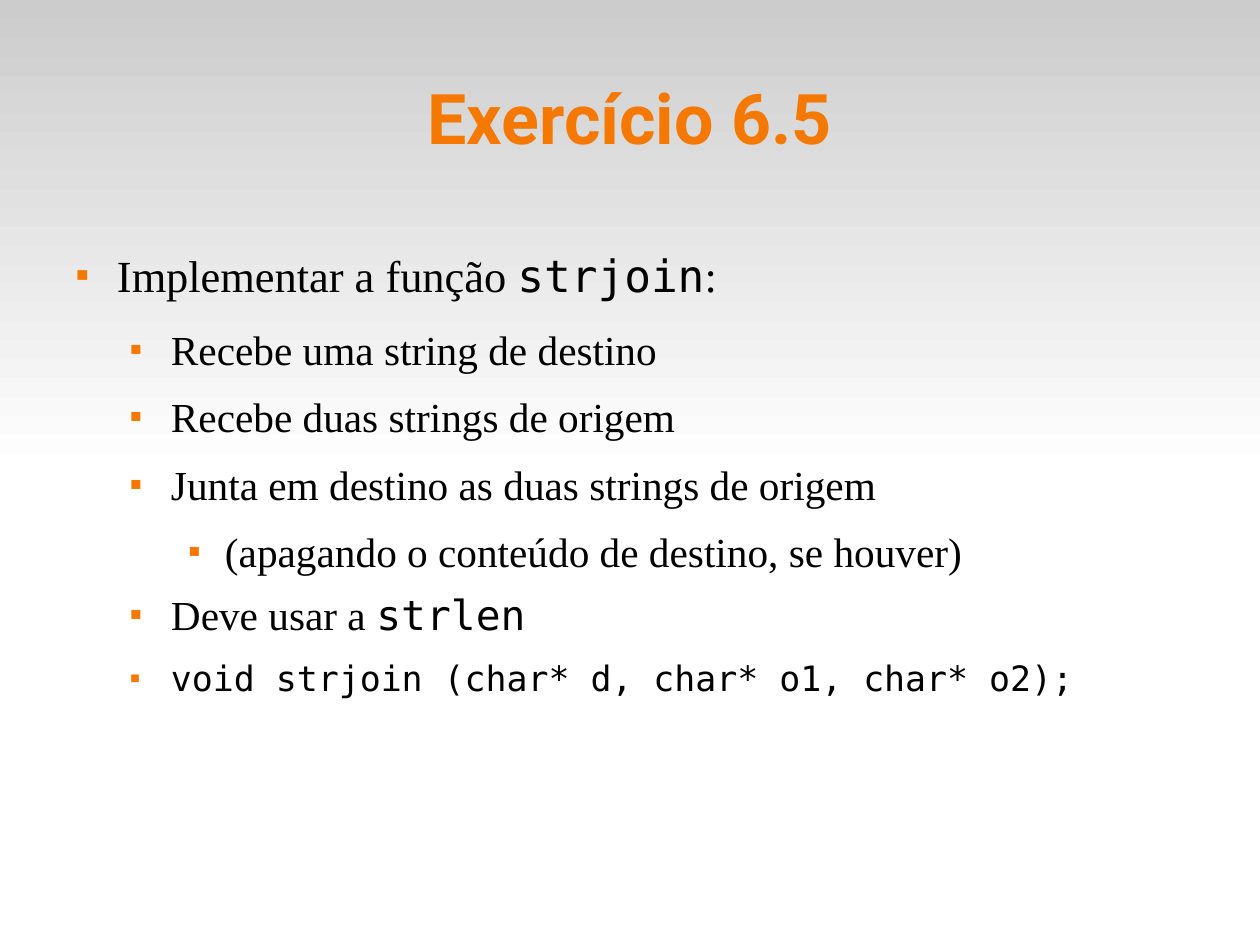
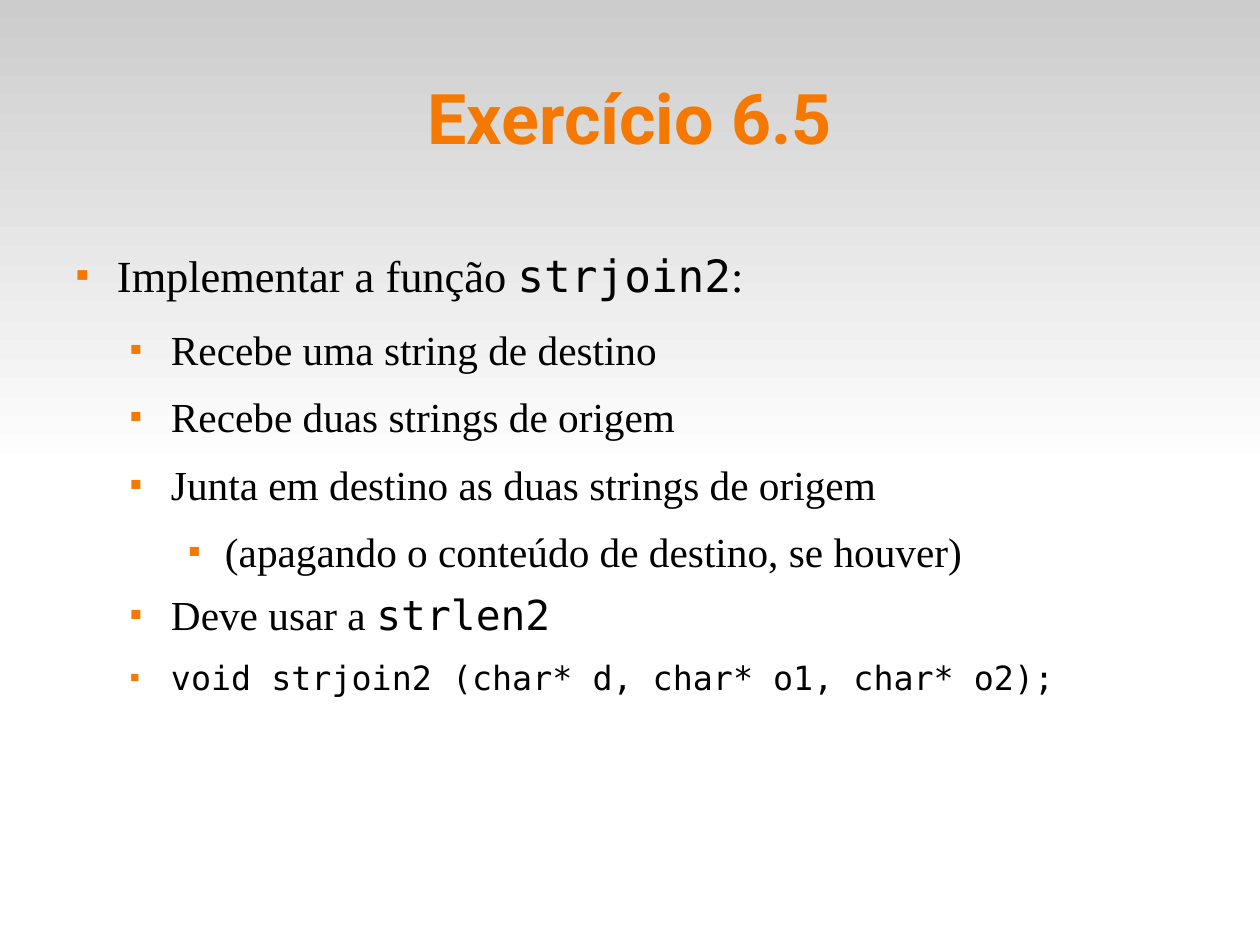
Before and after one commit to fsantanna-uerj/LP1, a slide deck: slide 13 of Slides/lp1-06-vetores.odp. Drawn at 1260x945 pixels with LibreOffice and Linux fonts; fonts in the diff are those of the drawing. Boxes give left, top, right and bottom in pixels: in the first picture for what was removed or moved away, otherwise in the second. Text is boxed around its words. In the diff, an @@ line names an element or a change of style, - is before the commit and + after.

```diff
--- a/Slides/lp1-06-vetores.odp
+++ b/Slides/lp1-06-vetores.odp
@@ text at [117, 258, 743, 302]: text changed @@
-■ Implementar a função strjoin:
+■ Implementar a função strjoin2:
@@ text at [171, 598, 1054, 697]: text changed; size 22 to 21 pt @@
-  ■ Deve usar a strlen
-  ■ void strjoin (char* d, char* o1, char* o2);
+  ■ Deve usar a strlen2
+  ■ void strjoin2 (char* d, char* o1, char* o2);
```
Also in this commit, not shown: 2 other slides changed, 1 other file.
